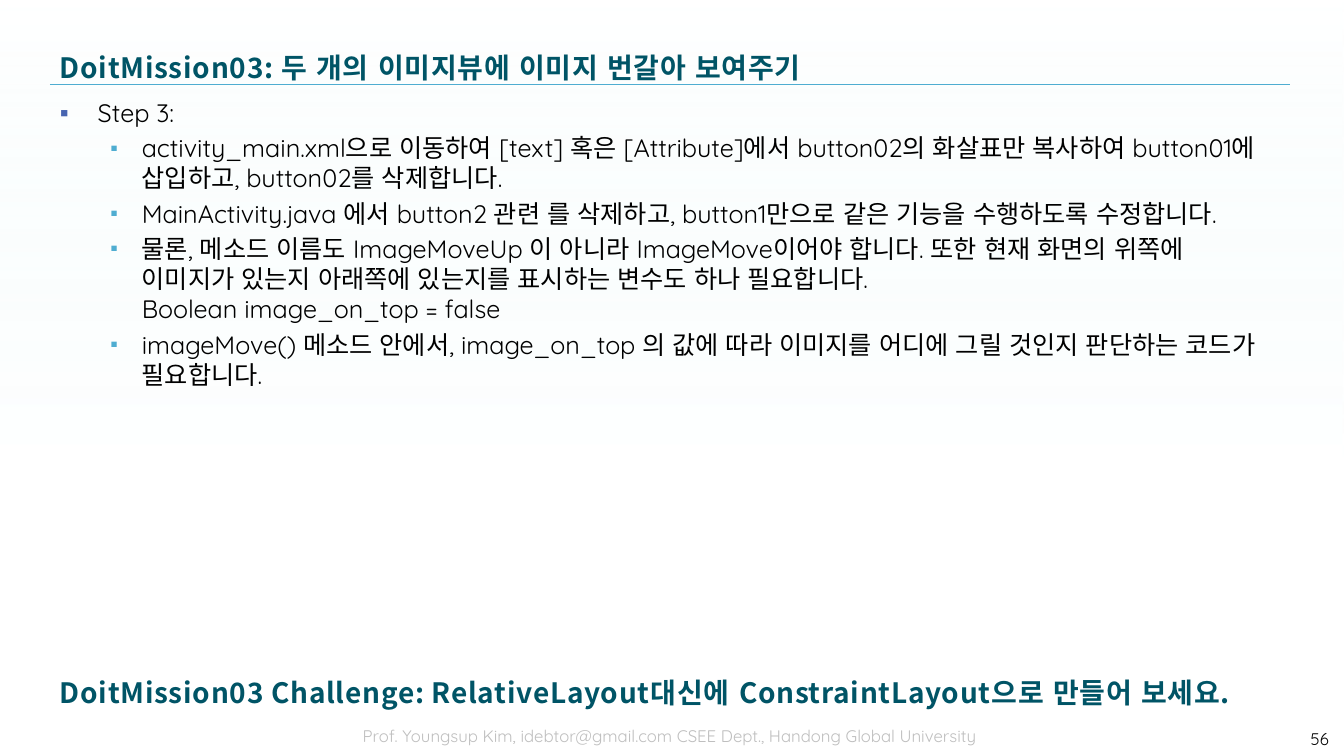
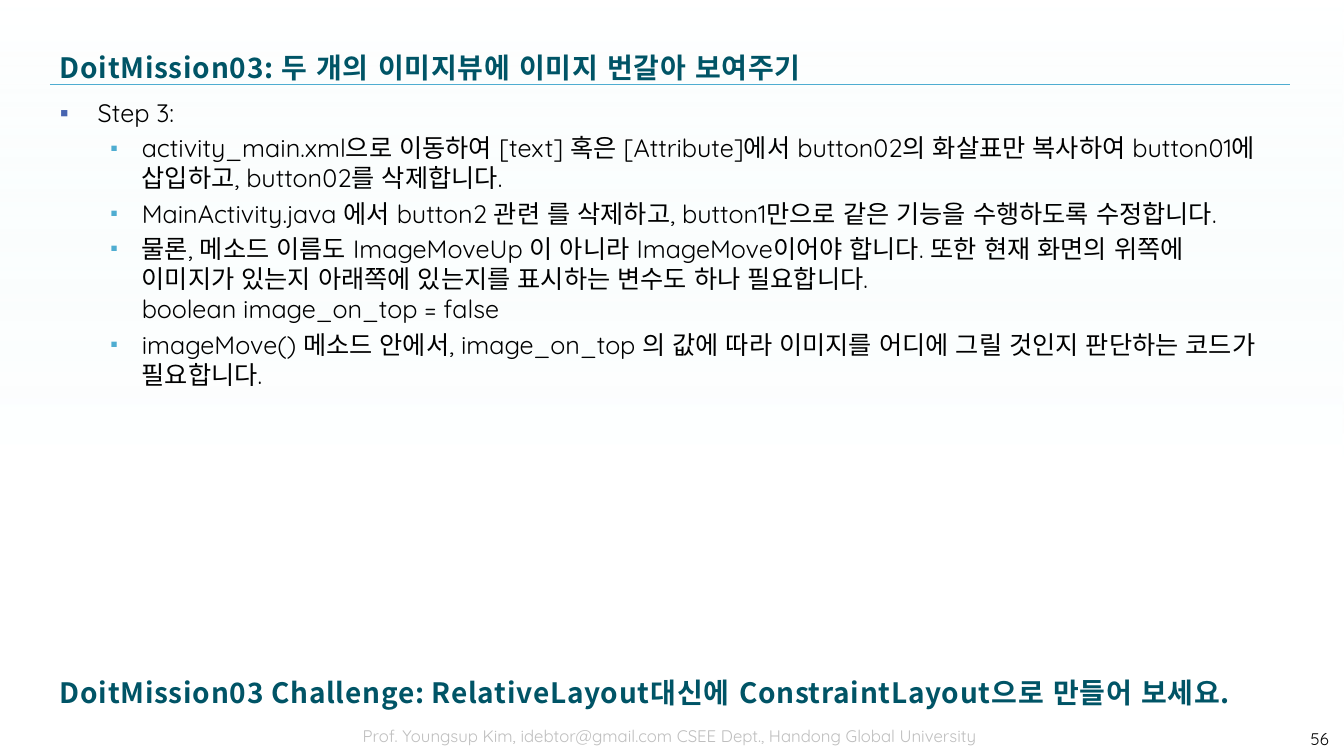
Before and after one commit to tae7841/HuStarAS, a slide deck: slide 56 of ppts/02Layout.pptx. Drawn at 1344x756 pixels with LibreOffice and Linux fonts; fonts in the diff are those of the drawing; background and template pictures are left out. Boxes give left, top, right and bottom in pixels: in the first picture for what was removed or moved away, otherwise in the second. Text is boxed around its words. In the diff, an @@ line names an element or a change of style, - is before the commit and + after.

```diff
--- a/ppts/02Layout.pptx
+++ b/ppts/02Layout.pptx
@@ text at [142,237,1184,323]: text changed @@
-  ▪ 물론, 메소드 이름도 ImageMoveUp 이 아니라 ImageMove이어야 합니다. 또한 현재 화면의 위쪽에 이미지가 있는지 아래쪽에 있는지를 표시하는 변수도 하나 필요합니다.
-    Boolean image_on_top = false
+  ▪ 물론, 메소드 이름도 ImageMoveUp 이 아니라 ImageMove이어야 합니다. 또한 현재 화면의 위쪽에 이미지가 있는지 아래쪽에 있는지를 표시하는 변수도 하나 필요합니다.
+    boolean image_on_top = false
```
Also in this commit, not shown: 6 other slides changed, 3 other files.
